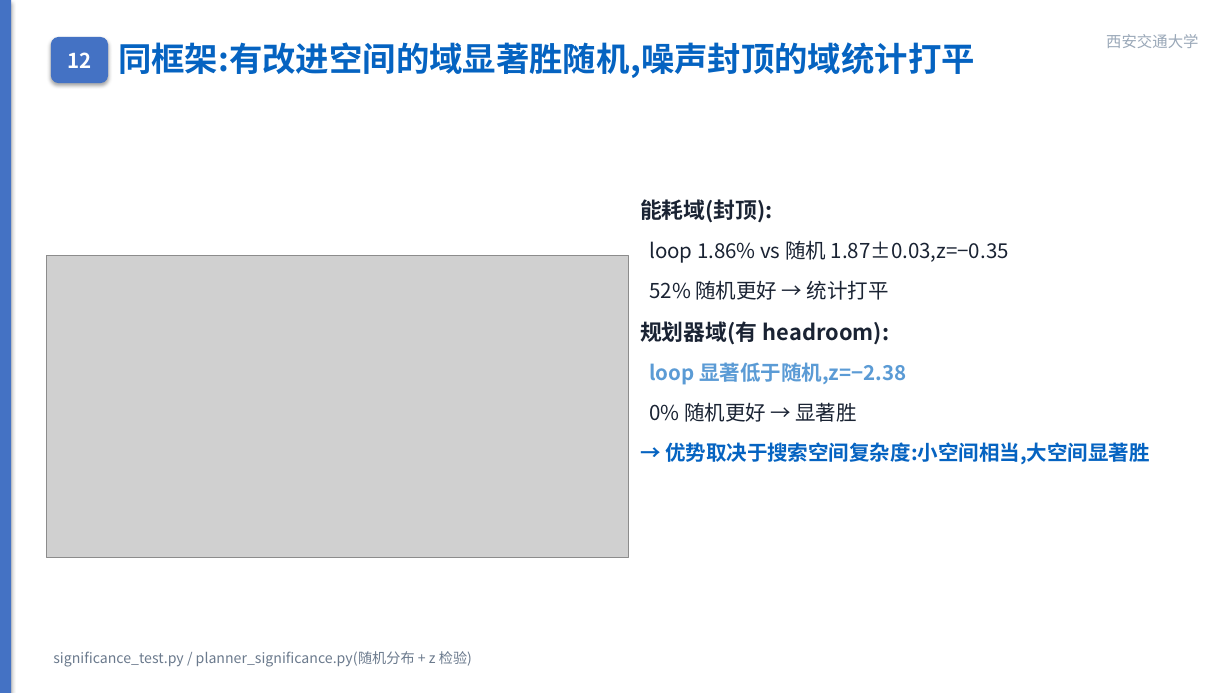
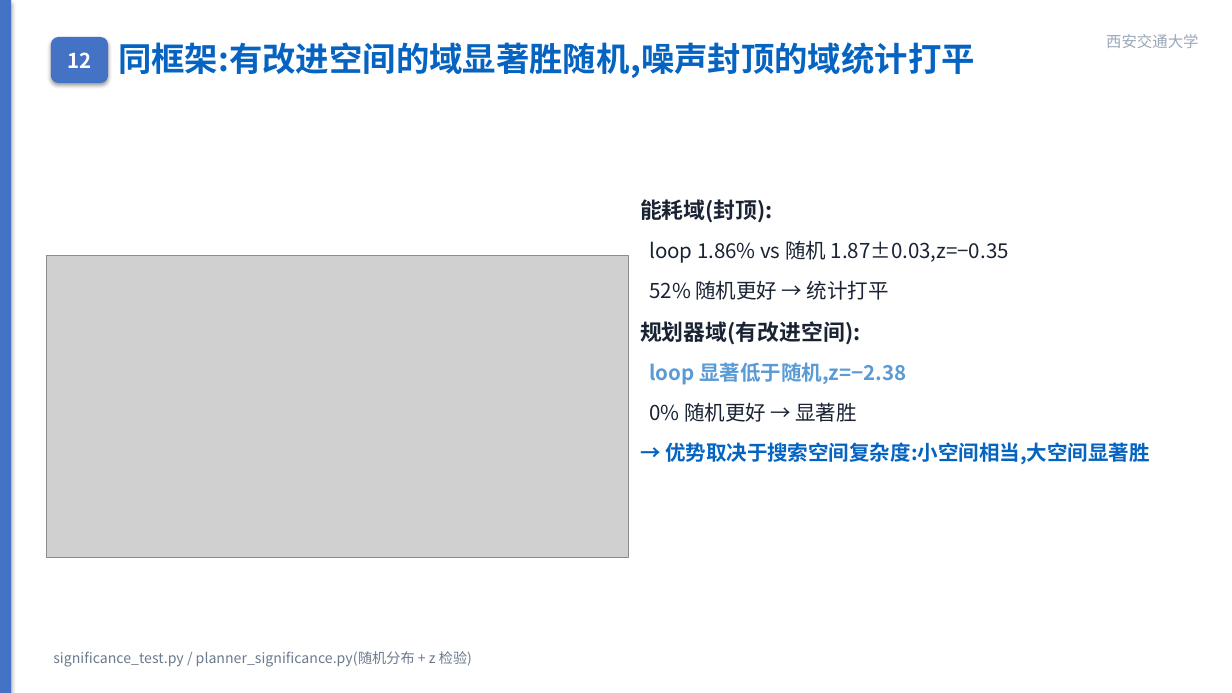
Before and after one commit to wbz0429/PathPlanningwithEnergy, a slide deck: slide 15 of autoresearch/energy_m100/experiments/midterm_defense.pptx. Drawn at 1232x693 pixels with LibreOffice and Linux fonts; fonts in the diff are those of the drawing; grey boxes stand for pictures. Boxes give left, top, right and bottom in pixels: in the first picture for what was removed or moved away, otherwise in the second. Text is boxed around its words. In the diff, an @@ line names an element or a change of style, - is before the commit and + after.

```diff
--- a/autoresearch/energy_m100/experiments/midterm_defense.pptx
+++ b/autoresearch/energy_m100/experiments/midterm_defense.pptx
@@ text at (640, 321, 860, 345): text changed @@
-规划器域(有 headroom):
+规划器域(有改进空间):
```
Also in this commit, not shown: 1 other slide changed, 3 other files.
